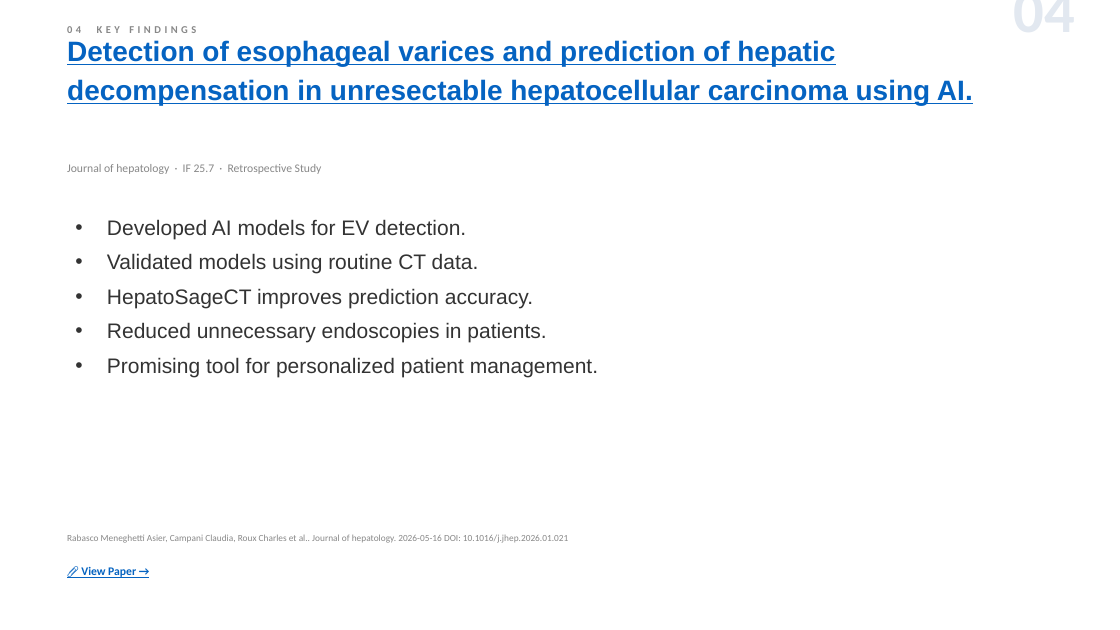
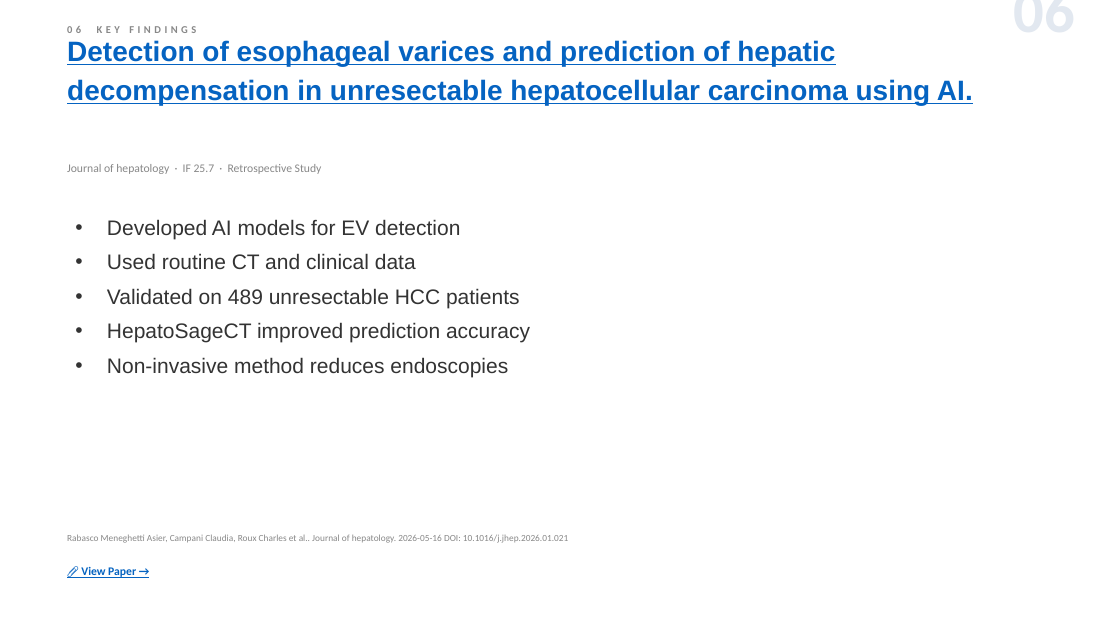
Before and after one commit to jejenhu-maker/hcc-weekly-digest, a slide deck: slide 8 of docs/digest-en.pptx (slide 6 before the commit). Drawn at 1120x630 pixels with LibreOffice and Linux fonts; fonts in the diff are those of the drawing. Boxes give left, top, right and bottom in pixels: in the first picture for what was removed or moved away, otherwise in the second. Text is boxed around its words. In the diff, an @@ line names an element or a change of style, - is before the commit and + after.

```diff
--- a/docs/digest-en.pptx
+++ b/docs/digest-en.pptx
@@ text at (840, 8, 1075, 8): text changed @@
-04
+06
@@ text at (107, 219, 530, 377): text changed @@
-• Developed AI models for EV detection.
-• Validated models using routine CT data.
-• HepatoSageCT improves prediction accuracy.
-• Reduced unnecessary endoscopies in patients.
-• Promising tool for personalized patient management.
+• Developed AI models for EV detection
+• Used routine CT and clinical data
+• Validated on 489 unresectable HCC patients
+• HepatoSageCT improved prediction accuracy
+• Non-invasive method reduces endoscopies
```
Also in this commit, not shown: 11 other slides changed, 2 slides added, 2 slides removed, 2 other files.
